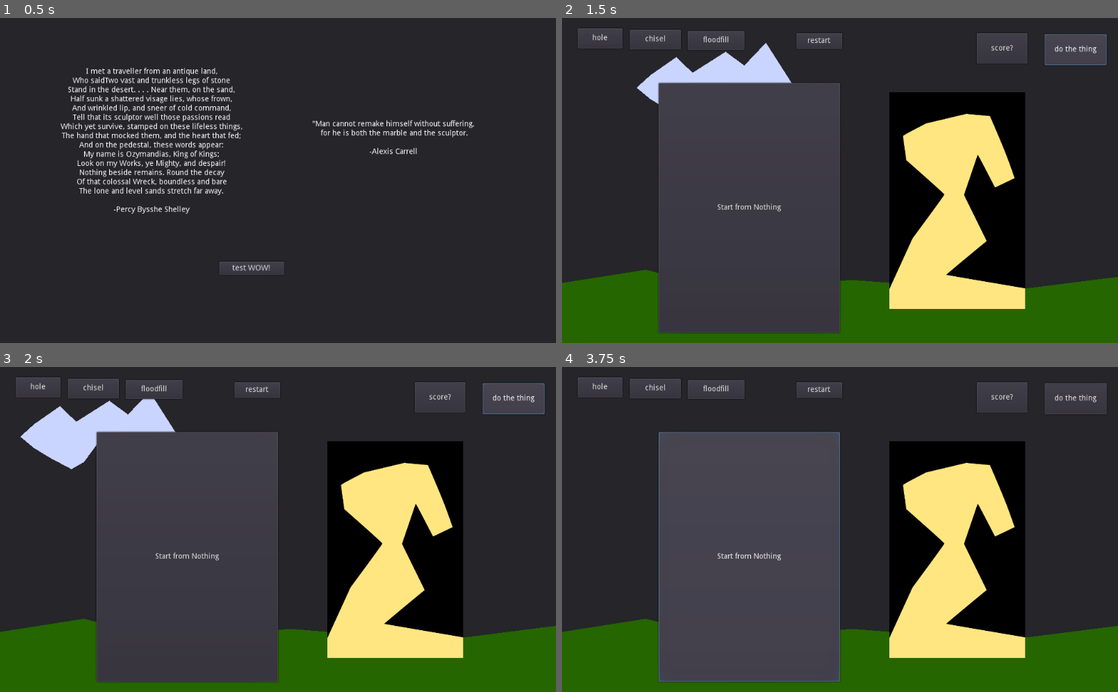
Above: before the commit, frames 1-4 (two rows, left to right).
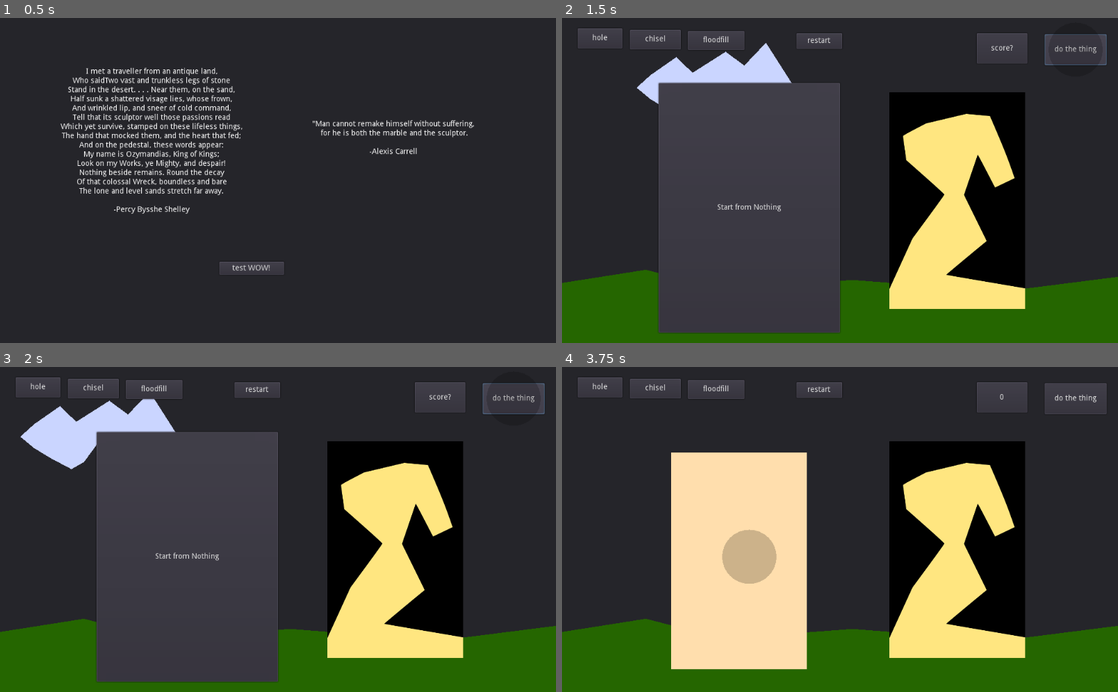
Above: after the commit, the same moments.

Repository: ZirconCode/ludumdare45
Game: Godot game, scene res://Node2D.tscn
The game is run twice, just before and just after one commit, with the same random seed, the same clock (stepped at 60 frames per second) and the same inputs. Sound files missing from this copy of the repository are replaced by a short silence.
Inputs:
- Up to frame 1 (0.5 s): no input
- Up to frame 2 (1.5 s): click "test WOW!" at 0.5 s; click "do the thing" at 1.25 s
- Up to frame 3 (2 s): no input
- Up to frame 4 (3.75 s): click "score?" at 2 s; click "score?" (after the commit: "0") at 2.75 s; click "Start from Nothing" at 3.5 s

Frame 1 is identical in both runs. In frame 2, less than 0.1% of the frame differs, in the area x 88-97%, y 8-15%; in frame 3, less than 0.1%; in frame 4, 25%, in the area x 17-82%, y 8-98%.
Error before the commit: Parse Error: Variable "i" already defined in the scope (at line 230). (res://sculpture.gd:233)

Commit message:
working game

Diff:
--- /dev/null
+++ b/godot proj/AudioStreamPlayer.gd
@@ -0,0 +1,17 @@
+extends AudioStreamPlayer
+
+# Declare member variables here. Examples:
+# var a = 2
+# var b = "text"
+var start = 0
+
+# Called when the node enters the scene tree for the first time.
+func _ready():
+	play(start)
+	yield(get_tree().create_timer(stream.get_length()-start),"timeout")
+	stop()
+	get_children()[0].play()
+
+# Called every frame. 'delta' is the elapsed time since the previous frame.
+#func _process(delta):
+#	pass
--- /dev/null
+++ b/godot proj/AudioStreamPlayer.tscn
@@ -0,0 +1,12 @@
+[gd_scene load_steps=4 format=2]
+
+[ext_resource path="res://Brutal Slaughter Part 1.ogg" type="AudioStream" id=1]
+[ext_resource path="res://AudioStreamPlayer.gd" type="Script" id=2]
+[ext_resource path="res://Brutal Slaughter Part 2 (loop).ogg" type="AudioStream" id=3]
+
+[node name="AudioStreamPlayer" type="AudioStreamPlayer"]
+stream = ExtResource( 1 )
+script = ExtResource( 2 )
+
+[node name="AudioStreamPlayer" type="AudioStreamPlayer" parent="."]
+stream = ExtResource( 3 )
--- /dev/null
+++ b/godot proj/Node2D.gd
@@ -0,0 +1,20 @@
+extends Node2D
+
+# Declare member variables here. Examples:
+# var a = 2
+# var b = "text"
+
+# Called when the node enters the scene tree for the first time.
+func _ready():
+	pass # Replace with function body.
+
+func _draw():
+	if get_node("../sculpture").tool == 2:
+		var x = get_local_mouse_position().x
+		var y = get_local_mouse_position().y
+		draw_circle(Vector2(x,y),50,Color(0,0,0,0.2))
+# Called every frame. 'delta' is the elapsed time since the previous frame.
+#func _process(delta):
+#	pass
+func _process(delta):
+    update()
--- a/godot proj/game.tscn
+++ b/godot proj/game.tscn
@@ -1,8 +1,9 @@
-[gd_scene load_steps=4 format=2]
+[gd_scene load_steps=5 format=2]
 
 [ext_resource path="res://cloud.gd" type="Script" id=1]
 [ext_resource path="res://sculpture.gd" type="Script" id=2]
 [ext_resource path="res://drawing.png" type="Texture" id=3]
+[ext_resource path="res://Node2D.gd" type="Script" id=4]
 
 [node name="Node2D" type="Node2D"]
 
@@ -92,6 +93,9 @@
 margin_right = 528.441
 margin_bottom = 69.5154
 text = "restart"
+
+[node name="Node2D" type="Node2D" parent="Panel"]
+script = ExtResource( 4 )
 [connection signal="gui_input" from="Panel/sculpture" to="Panel/sculpture" method="_on_sculpture_gui_input"]
 [connection signal="pressed" from="Panel/holbut" to="Panel/sculpture" method="_on_holbut_pressed"]
 [connection signal="pressed" from="Panel/chisbut" to="Panel/sculpture" method="_on_chisbut_pressed"]
--- a/godot proj/project.godot
+++ b/godot proj/project.godot
@@ -19,6 +19,14 @@
 run/main_scene="res://Node2D.tscn"
 config/icon="res://icon.png"
 
+[autoload]
+
+AudioStreamPlayerr="*res://AudioStreamPlayer.tscn"
+
+[display]
+
+window/size/resizable=false
+
 [rendering]
 
 quality/driver/driver_name="GLES2"
--- a/godot proj/sculpture.gd
+++ b/godot proj/sculpture.gd
@@ -69,18 +69,20 @@
 	#var D = 4
 	#if 3==D:
 	#	pass
-
 	if mousedown and tool == 2:
 		for l in chisel_lines:
+			var true_range = chisel_prog
+			if l[0]:
+				true_range = true_range*2
 			#pen.draw_polyline(l,Color.gray,3) # TODO chisel_prog, and lerp last line
 			# TODO remove hinter
-			for i in range(l.size()):
+			for i in range(1,l.size()):
 				var p = l[i]
-				if p.distance_to(l[0]) > chisel_prog:
-					print("a",p.distance_to(l[0]))
+				if p.distance_to(l[1]) > true_range:
+					print("a",p.distance_to(l[1]))
 					# TODO lerp last segment
 					break
-				elif i > 0:
+				elif i > 1:
 					pen.draw_line(l[i-1],p,Color.black,3)
 	###### ?????????????????????????
 	#print(reset_sculpt)
@@ -107,7 +109,7 @@
 	x = wrapf(x,0,100)
 
 	if mousedown and tool == 2:
-		chisel_prog += delta*19
+		chisel_prog += delta*20
 	#print(chisel_prog)
 
 
@@ -120,7 +122,8 @@
 
 
 func _draw():
-	draw_rect(Rect2(Vector2(0,0),self.rect_size),Color.navajowhite,true)
+	pass
+	#draw_rect(Rect2(Vector2(0,0),self.rect_size),Color.navajowhite,true)
 
 	#if tool == 0:
 	#	var a = mousepos.x
@@ -129,35 +132,35 @@
 
 
 
-	draw_line(Vector2(0,0),Vector2(50,50),Color.red,5)
-	draw_circle(Vector2(x,20),5,Color.white)
-
-	for h in holes:
-		draw_circle(h,10,Color.pink)
-
-	if tool == 2:
+	#draw_line(Vector2(0,0),Vector2(50,50),Color.red,5)
+	#draw_circle(Vector2(x,20),5,Color.white)
+
+	#for h in holes:
+	#	draw_circle(h,10,Color.pink)
+
+	#if tool == 2:
 		# progess, lerp
 		# rand_range(
 		# deg2rad(
 		# indicate if prog is sufficient to add crack -> early abort allowed
-		pass
-
-
-	for l in lines:
-		draw_polyline(l,Color.black,3) #
-
-	if mousedown and tool ==2:
-		for l in chisel_lines:
-			draw_polyline(l,Color.gray,3) # TODO chisel_prog, and lerp last line
+	#	pass
+
+
+	#for l in lines:
+	#	draw_polyline(l,Color.black,3) #
+
+	#if mousedown and tool ==2:
+	#	for l in chisel_lines:
+	#		draw_polyline(l,Color.gray,3) # TODO chisel_prog, and lerp last line
 			# TODO remove hinter
-			for i in range(l.size()):
-				var p = l[i]
-				if p.distance_to(l[0]) > chisel_prog:
+	#		for i in range(1,l.size()):
+	#			var p = l[i]
+	#			if p.distance_to(l[1]) > chisel_prog:
 					#print("a",p.distance_to(l[0]))
 					# TODO lerp last segment
-					break
-				elif i > 0:
-					draw_line(l[i-1],p,Color.black,3)
+	#				break
+	#			elif i > 1:
+	#				draw_line(l[i-1],p,Color.black,3)
 
 			#draw_polyline(l,Color.black,3) # TODO chisel_prog, and lerp last line
 
@@ -193,21 +196,21 @@
 		mousedown = false
 
 		#### UNFINISHED < add truncated cracks to total list, see drawing routine
-		if chisel_prog > 1:
-			print("added lines")
-			for l in chisel_lines:
-				var tmp_line = [l[0]]
-				for i in range(l.size()):
-					var p = l[i]
-					if p.distance_to(l[0]) > chisel_prog:
+		#if chisel_prog > 1:
+		#	print("added lines")
+		#	for l in chisel_lines:
+		#		var tmp_line = [l[0]]
+		#		for i in range(1,l.size()):
+		#			var p = l[i]
+		#			if p.distance_to(l[1]) > chisel_prog:
 						#print("a",p.distance_to(l[0]))
 						# TODO lerp last segment
-						break
-					elif i > 0:
-						tmp_line.append(p)
-				tmp_line = PoolVector2Array(tmp_line)
-				if tmp_line.size() > 1:
-					lines.append(tmp_line)
+		#				break
+		#			elif i > 0:
+		#				tmp_line.append(p)
+		#		tmp_line = PoolVector2Array(tmp_line)
+		#		if tmp_line.size() > 1:
+		#			lines.append(tmp_line)
 			# TODO
 
 		if event.pressed:
@@ -222,24 +225,53 @@
 			if tool == 1:
 				holes.append(event.position)
 				yield(pen,"draw")
-				pen.draw_circle(event.position,10,Color.pink)
+				pen.draw_circle(event.position,5,Color.black) # TODO good?
 			if tool == 2:
+				###########################################################
+				###########################################################
 				chisel_prog = 0
 				chisel_lines = []
 				# randomize fracture, ignore holes TODO <- norm of holes to click < range
-				for i in range(0,2+(randi()%3)):
-					var line = [event.position]
-					var angle = deg2rad(rand_range(0,360))
-					for i in range(0,2+(randi()%4)):
-						var length = rand_range(10,30)
+				var hole_range = 50
+				var holes_in_range = []
+
+				for h in holes:
+					if h.distance_to(event.position) < hole_range:
+						holes_in_range.append(h)
+
+				var lines_num = 3+(randi()%3)
+
+				for i in range(0,len(holes_in_range)):
+					var line = [true,event.position]
+					var segments = 4+(randi()%4)
+					for j in range(0,segments):
+						line.append(lerp(event.position,holes_in_range[i],float(1+j)/segments))
+					for j in range(2,len(line)-1): # dont move last one?
+						line[j].x = line[j].x+rand_range(-5,5)
+						line[j].y = line[j].y+rand_range(-5,5)
+					#line = PoolVector2Array(line)
+					chisel_lines.append(line)
+
+				lines_num -= len(holes_in_range)
+
+				if lines_num > 0:
+					for i in range(0,lines_num):
+						var line = [false,event.position]
+						var segments = 4+(randi()%4)
+						var sim_hole = Vector2(event.position.x+rand_range(-50,50),event.position.y+rand_range(-50,50))
+					#var angle = deg2rad(rand_range(0,360))
+						for j in range(0,segments):
+							line.append(lerp(event.position,sim_hole,float(1+j)/segments))
+						for j in range(2,len(line)-1): # dont move last one?
+							line[j].x = line[j].x+rand_range(-5,5)
+							line[j].y = line[j].y+rand_range(-5,5)
 						# TODO something broken here =)
-						angle = angle+deg2rad(rand_range(rad2deg(angle)-20,rad2deg(angle)+20)) # TODO, limit this to general angle range of previous angle /
+						#angle = angle+deg2rad(rand_range(rad2deg(angle)-20,rad2deg(angle)+20)) # TODO, limit this to general angle range of previous angle /
 						# from origin
-						var x_tmp = line[-1].x + (length*sin(angle))
-						var y_tmp = line[-1].y + (length*cos(angle)) # sin/cos.. correct.
-						line.append(Vector2(x_tmp,y_tmp))
-					line = PoolVector2Array(line)
-					chisel_lines.append(line)
+						#var x_tmp = line[-1].x + (length*sin(angle))
+						#var y_tmp = line[-1].y + (length*cos(angle)) # sin/cos.. correct.
+						#line.append(Vector2(x_tmp,y_tmp))
+						chisel_lines.append(line)
 
 
 				# randomize lines
@@ -309,6 +341,7 @@
 	score = float(existing_correct-existing_wrong)/existing_total
 	score = score * 1000
 	score = round(score)
+	# max is 1000, min is 0; 200 is totally acceptable?
 
 	if score < 0:
 		score = 0
Not shown, added: godot proj/Brutal Slaughter Part 1.ogg.import
Not shown, added: godot proj/Brutal Slaughter Part 2 (loop).ogg.import
Not shown, added: godot proj/Brutal Slaughter Part 1.ogg
Not shown, added: godot proj/Brutal Slaughter Part 2 (loop).ogg
